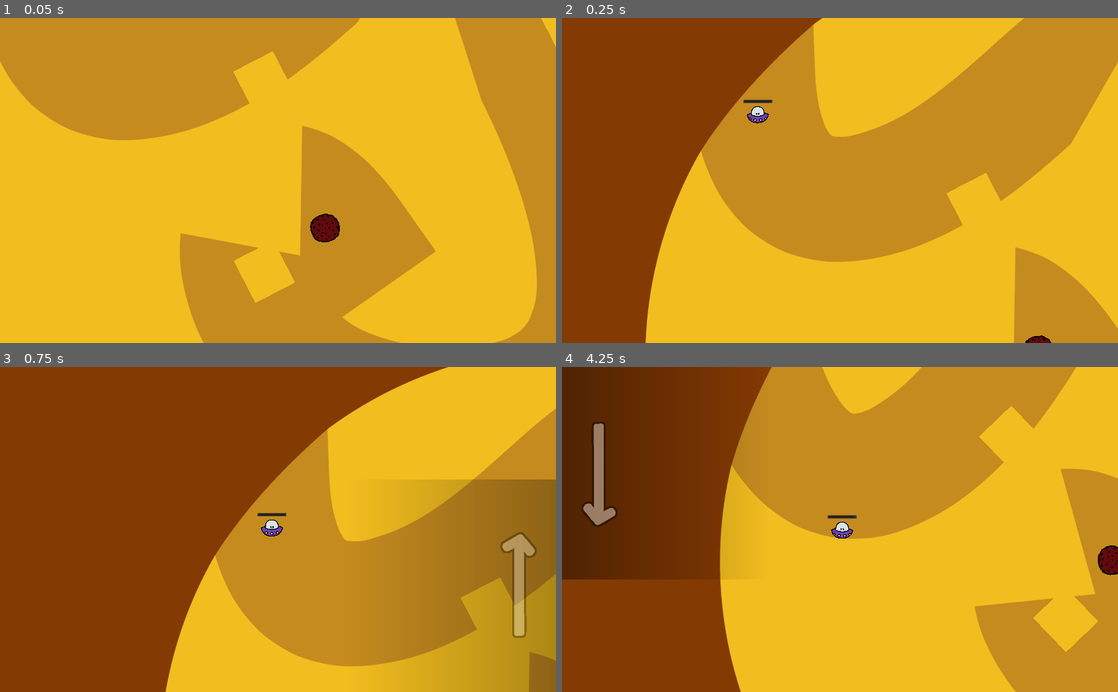
Above: before the commit, frames 1-4 (two rows, left to right).
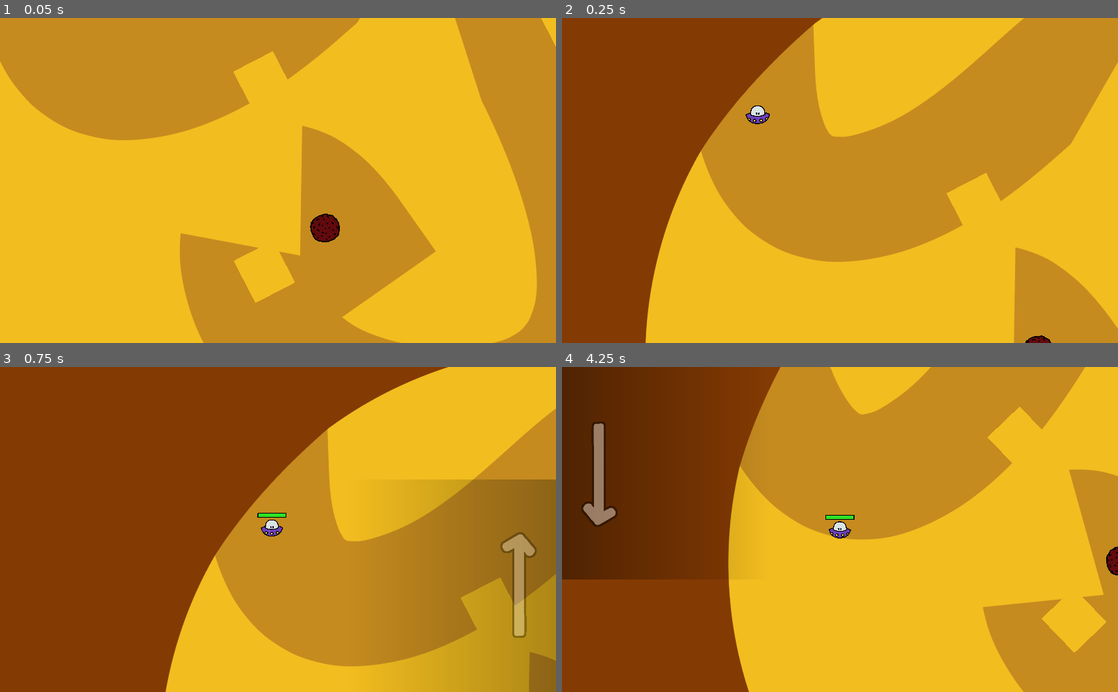
Above: after the commit, the same moments.

Repository: fupicat/ludumdare48
Game: Godot game, scene res://Levels/Level3.tscn
Two runs of this game, one before a commit and one after it. Both use one fixed random seed, a clock stepped at 60 frames per second and the inputs below. This scene is started directly instead of the project's main scene. Sound files missing from this copy of the repository are replaced by a short silence.
Inputs (mouse positions are in pixels of both pictures, inside the frame that each line leads up to):
- Up to frame 1 (0.05 s): no input
- Up to frame 2 (0.25 s): no input
- Up to frame 3 (0.75 s): move the mouse to (450, 588) at 0.52 s; press the mouse at (450, 588) at 0.53 s
- Up to frame 4 (4.25 s): move the mouse to (667, 471) at 1.27 s; release the mouse at (667, 471) at 1.28 s; click (667, 471) at 1.35 s; move the mouse to (945, 422) at 2.02 s; press the mouse at (945, 422) at 2.03 s; move the mouse to (734, 636) at 2.77 s; release the mouse at (734, 636) at 2.78 s; click (734, 636) at 2.85 s; move the mouse to (756, 448) at 3.52 s; press the mouse at (756, 448) at 3.53 s

Frame 1 is identical in both runs. In frame 2, 0.1% of the frame differs, in the area x 32-38%, y 25-33%; in frame 3, less than 0.1%; in frame 4, 5.3%, in the area x 28-100%, y 0-100%.

Commit message:
Polishmento

Diff:
--- a/Entities/DragPad.gd
+++ b/Entities/DragPad.gd
@@ -12,7 +12,7 @@
     connect("mouse_exited", self, "fade_out")
 
 func _process(_delta):
-    if stuck and not gui.held and prev_hidden != hidden:
+    if stuck and not gui.held and prev_hidden != hidden and not gui.dead_mode:
         stuck = false
         if hidden:
             $Anim.play("Out")
@@ -22,7 +22,7 @@
 func fade_in():
     hidden = false
     stuck = true
-    if not gui.held:
+    if not gui.held and not gui.dead_mode:
         prev_hidden = hidden
         stuck = false
         $Anim.play("In")
@@ -30,7 +30,7 @@
 func fade_out():
     hidden = true
     stuck = true
-    if not gui.held:
+    if not gui.held and not gui.dead_mode:
         prev_hidden = hidden
         stuck = false
         $Anim.play("Out")
--- /dev/null
+++ b/Entities/Explosion.tscn
@@ -0,0 +1,55 @@
+[gd_scene load_steps=6 format=2]
+
+[ext_resource path="res://Entities/Pod/Explosion.png" type="Texture" id=1]
+
+[sub_resource type="Curve" id=1]
+_data = [ Vector2( 0, 0.335227 ), 0.0, -0.0691995, 0, 0, Vector2( 1, 0 ), -0.811364, 0.0, 0, 0 ]
+
+[sub_resource type="Gradient" id=2]
+colors = PoolColorArray( 0.262745, 0.262745, 0.262745, 0.933333, 0.760784, 0.760784, 0.760784, 0.866667 )
+
+[sub_resource type="Curve" id=3]
+_data = [ Vector2( 0, 0.192045 ), 0.0, -0.0691995, 0, 0, Vector2( 1, 0 ), -0.498409, 0.0, 0, 0 ]
+
+[sub_resource type="Gradient" id=4]
+colors = PoolColorArray( 1, 0, 0, 1, 1, 0.976471, 0, 0.360784 )
+
+[node name="Explosion" type="CPUParticles2D"]
+z_index = 3
+emitting = false
+amount = 80
+one_shot = true
+explosiveness = 0.79
+randomness = 1.0
+lifetime_randomness = 0.24
+texture = ExtResource( 1 )
+direction = Vector2( 0, 0 )
+spread = 180.0
+initial_velocity = 494.24
+initial_velocity_random = 1.0
+angular_velocity = 720.0
+angular_velocity_random = 1.0
+angle = 720.0
+angle_random = 1.0
+scale_amount_curve = SubResource( 1 )
+color_ramp = SubResource( 2 )
+
+[node name="Explosion" type="CPUParticles2D" parent="."]
+z_index = 3
+emitting = false
+amount = 60
+one_shot = true
+explosiveness = 0.79
+randomness = 1.0
+lifetime_randomness = 0.24
+texture = ExtResource( 1 )
+direction = Vector2( 0, 0 )
+spread = 180.0
+initial_velocity = 307.71
+initial_velocity_random = 1.0
+angular_velocity = 720.0
+angular_velocity_random = 1.0
+angle = 720.0
+angle_random = 1.0
+scale_amount_curve = SubResource( 3 )
+color_ramp = SubResource( 4 )
--- a/Entities/GUI.gd
+++ b/Entities/GUI.gd
@@ -7,8 +7,21 @@
 var held = false
 var updown = false
 var multiply = 1
+var restart = 0
+var dead_mode = false
+var can_control = true
+
+func _ready():
+    for butt in $Hints.get_children():
+        if butt is Area2D:
+            butt.visible = true
+    $Label.hide()
 
 func _input(event):
+    if not can_control:
+        if event.is_action_pressed("click"):
+            level.next()
+        return
     if event.is_action_released("click"):
         held = false
 
@@ -18,7 +31,19 @@
         else:
             level.slider_value = min(abs(event.relative.y), MAX_ACCEL) * sign(event.relative.y) / 10 * multiply
 
+func die():
+    dead_mode = true
+    $Hints/Anim.play("Restart")
+
+func win():
+    can_control = false
+    $Hints/Anim.play("Win")
+
 func _on_LeftRight_input_event(_viewport, event, _shape_idx):
+    if not can_control:
+        return
+    restart = 0
+    $Hints/Restart/Label.text = "Restart"
     if event.is_action_pressed("click"):
         held = true
         updown = false
@@ -26,8 +51,22 @@
         multiply = sign($Sprite.get_local_mouse_position().x)
 
 func _on_UpDown_input_event(_viewport, event, _shape_idx):
+    if not can_control:
+        return
+    restart = 0
+    $Hints/Restart/Label.text = "Restart"
     if event.is_action_pressed("click"):
         held = true
         updown = true
         level.slider_value = 0
         multiply = -sign($Sprite.get_local_mouse_position().y)
+
+func _on_Restart_input_event(_viewport, event, _shape_idx):
+    if not can_control:
+        return
+    if event.is_action_pressed("click"):
+        restart += 1
+        if restart == 1:
+            $Hints/Restart/Label.text = "Press again to restart"
+        if restart == 2:
+            var _err = get_tree().reload_current_scene()
--- a/Entities/GUI.tscn
+++ b/Entities/GUI.tscn
@@ -1,14 +1,48 @@
-[gd_scene load_steps=15 format=2]
+[gd_scene load_steps=24 format=2]
 
 [ext_resource path="res://Entities/GUI.gd" type="Script" id=1]
 [ext_resource path="res://Entities/DragPad.gd" type="Script" id=2]
 [ext_resource path="res://Entities/Gradient.png" type="Texture" id=3]
 [ext_resource path="res://Entities/Setinha.png" type="Texture" id=4]
+[ext_resource path="res://Entities/Rock.png" type="Texture" id=5]
+[ext_resource path="res://Entities/GloriaHallelujah-Regular.ttf" type="DynamicFontData" id=6]
 
 [sub_resource type="RectangleShape2D" id=1]
 extents = Vector2( 191.43, 192.199 )
 
+[sub_resource type="Animation" id=2]
+resource_name = "In"
+length = 0.3
+tracks/0/type = "value"
+tracks/0/path = NodePath(".:modulate")
+tracks/0/interp = 1
+tracks/0/loop_wrap = true
+tracks/0/imported = false
+tracks/0/enabled = true
+tracks/0/keys = {
+"times": PoolRealArray( 0, 0.3 ),
+"transitions": PoolRealArray( 1, 1 ),
+"update": 0,
+"values": [ Color( 1, 1, 1, 0 ), Color( 1, 1, 1, 1 ) ]
+}
+
 [sub_resource type="Animation" id=3]
+resource_name = "Out"
+length = 0.3
+tracks/0/type = "value"
+tracks/0/path = NodePath(".:modulate")
+tracks/0/interp = 1
+tracks/0/loop_wrap = true
+tracks/0/imported = false
+tracks/0/enabled = true
+tracks/0/keys = {
+"times": PoolRealArray( 0, 0.3 ),
+"transitions": PoolRealArray( 1, 1 ),
+"update": 0,
+"values": [ Color( 1, 1, 1, 1 ), Color( 1, 1, 1, 0 ) ]
+}
+
+[sub_resource type="Animation" id=4]
 resource_name = "In"
 length = 0.3
 tracks/0/type = "value"
@@ -24,7 +58,7 @@
 "values": [ Color( 1, 1, 1, 0 ), Color( 1, 1, 1, 1 ) ]
 }
 
-[sub_resource type="Animation" id=4]
+[sub_resource type="Animation" id=5]
 resource_name = "Out"
 length = 0.3
 tracks/0/type = "value"
@@ -40,39 +74,7 @@
 "values": [ Color( 1, 1, 1, 1 ), Color( 1, 1, 1, 0 ) ]
 }
 
-[sub_resource type="Animation" id=5]
-resource_name = "In"
-length = 0.3
-tracks/0/type = "value"
-tracks/0/path = NodePath(".:modulate")
-tracks/0/interp = 1
-tracks/0/loop_wrap = true
-tracks/0/imported = false
-tracks/0/enabled = true
-tracks/0/keys = {
-"times": PoolRealArray( 0, 0.3 ),
-"transitions": PoolRealArray( 1, 1 ),
-"update": 0,
-"values": [ Color( 1, 1, 1, 0 ), Color( 1, 1, 1, 1 ) ]
-}
-
-[sub_resource type="Animation" id=6]
-resource_name = "Out"
-length = 0.3
-tracks/0/type = "value"
-tracks/0/path = NodePath(".:modulate")
-tracks/0/interp = 1
-tracks/0/loop_wrap = true
-tracks/0/imported = false
-tracks/0/enabled = true
-tracks/0/keys = {
-"times": PoolRealArray( 0, 0.3 ),
-"transitions": PoolRealArray( 1, 1 ),
-"update": 0,
-"values": [ Color( 1, 1, 1, 1 ), Color( 1, 1, 1, 0 ) ]
-}
-
-[sub_resource type="RectangleShape2D" id=2]
+[sub_resource type="RectangleShape2D" id=6]
 extents = Vector2( 317.817, 104.023 )
 
 [sub_resource type="Animation" id=7]
@@ -138,6 +140,204 @@
 "update": 0,
 "values": [ Color( 1, 1, 1, 1 ), Color( 1, 1, 1, 0 ) ]
 }
+
+[sub_resource type="RectangleShape2D" id=11]
+extents = Vector2( 122.221, 83.2113 )
+
+[sub_resource type="Animation" id=12]
+resource_name = "In"
+length = 0.3
+tracks/0/type = "value"
+tracks/0/path = NodePath(".:modulate")
+tracks/0/interp = 1
+tracks/0/loop_wrap = true
+tracks/0/imported = false
+tracks/0/enabled = true
+tracks/0/keys = {
+"times": PoolRealArray( 0, 0.3 ),
+"transitions": PoolRealArray( 1, 1 ),
+"update": 0,
+"values": [ Color( 1, 1, 1, 0 ), Color( 1, 1, 1, 1 ) ]
+}
+
+[sub_resource type="Animation" id=13]
+resource_name = "Out"
+length = 0.3
+tracks/0/type = "value"
+tracks/0/path = NodePath(".:modulate")
+tracks/0/interp = 1
+tracks/0/loop_wrap = true
+tracks/0/imported = false
+tracks/0/enabled = true
+tracks/0/keys = {
+"times": PoolRealArray( 0, 0.3 ),
+"transitions": PoolRealArray( 1, 1 ),
+"update": 0,
+"values": [ Color( 1, 1, 1, 1 ), Color( 1, 1, 1, 0 ) ]
+}
+
+[sub_resource type="DynamicFont" id=14]
+size = 31
+outline_size = 3
+outline_color = Color( 0, 0, 0, 1 )
+font_data = ExtResource( 6 )
+
+[sub_resource type="Animation" id=15]
+resource_name = "Restart"
+length = 0.3
+tracks/0/type = "animation"
+tracks/0/path = NodePath("Restart/Anim")
+tracks/0/interp = 1
+tracks/0/loop_wrap = true
+tracks/0/imported = false
+tracks/0/enabled = true
+tracks/0/keys = {
+"clips": PoolStringArray( "In" ),
+"times": PoolRealArray( 0 )
+}
+tracks/1/type = "value"
+tracks/1/path = NodePath("Restart:visible")
+tracks/1/interp = 1
+tracks/1/loop_wrap = true
+tracks/1/imported = false
+tracks/1/enabled = true
+tracks/1/keys = {
+"times": PoolRealArray( 0 ),
+"transitions": PoolRealArray( 1 ),
+"update": 1,
+"values": [ true ]
+}
+tracks/2/type = "value"
+tracks/2/path = NodePath("Down:visible")
+tracks/2/interp = 1
+tracks/2/loop_wrap = true
+tracks/2/imported = false
+tracks/2/enabled = true
+tracks/2/keys = {
+"times": PoolRealArray( 0 ),
+"transitions": PoolRealArray( 1 ),
+"update": 1,
+"values": [ false ]
+}
+tracks/3/type = "value"
+tracks/3/path = NodePath("Up:visible")
+tracks/3/interp = 1
+tracks/3/loop_wrap = true
+tracks/3/imported = false
+tracks/3/enabled = true
+tracks/3/keys = {
+"times": PoolRealArray( 0 ),
+"transitions": PoolRealArray( 1 ),
+"update": 1,
+"values": [ false ]
+}
+tracks/4/type = "value"
+tracks/4/path = NodePath("Left:visible")
+tracks/4/interp = 1
+tracks/4/loop_wrap = true
+tracks/4/imported = false
+tracks/4/enabled = true
+tracks/4/keys = {
+"times": PoolRealArray( 0 ),
+"transitions": PoolRealArray( 1 ),
+"update": 1,
+"values": [ false ]
+}
+tracks/5/type = "value"
+tracks/5/path = NodePath("Right:visible")
+tracks/5/interp = 1
+tracks/5/loop_wrap = true
+tracks/5/imported = false
+tracks/5/enabled = true
+tracks/5/keys = {
+"times": PoolRealArray( 0 ),
+"transitions": PoolRealArray( 1 ),
+"update": 1,
+"values": [ false ]
+}
+
+[sub_resource type="Animation" id=16]
+resource_name = "Win"
+length = 0.3
+tracks/0/type = "value"
+tracks/0/path = NodePath("Restart:visible")
+tracks/0/interp = 1
+tracks/0/loop_wrap = true
+tracks/0/imported = false
+tracks/0/enabled = true
+tracks/0/keys = {
+"times": PoolRealArray( 0 ),
+"transitions": PoolRealArray( 1 ),
+"update": 1,
+"values": [ false ]
+}
+tracks/1/type = "value"
+tracks/1/path = NodePath("Down:visible")
+tracks/1/interp = 1
+tracks/1/loop_wrap = true
+tracks/1/imported = false
+tracks/1/enabled = true
+tracks/1/keys = {
+"times": PoolRealArray( 0 ),
+"transitions": PoolRealArray( 1 ),
+"update": 1,
+"values": [ false ]
+}
+tracks/2/type = "value"
+tracks/2/path = NodePath("Up:visible")
+tracks/2/interp = 1
+tracks/2/loop_wrap = true
+tracks/2/imported = false
+tracks/2/enabled = true
+tracks/2/keys = {
+"times": PoolRealArray( 0 ),
+"transitions": PoolRealArray( 1 ),
+"update": 1,
+"values": [ false ]
+}
+tracks/3/type = "value"
+tracks/3/path = NodePath("Left:visible")
+tracks/3/interp = 1
+tracks/3/loop_wrap = true
+tracks/3/imported = false
+tracks/3/enabled = true
+tracks/3/keys = {
+"times": PoolRealArray( 0 ),
+"transitions": PoolRealArray( 1 ),
+"update": 1,
+"values": [ false ]
+}
+tracks/4/type = "value"
+tracks/4/path = NodePath("Right:visible")
+tracks/4/interp = 1
+tracks/4/loop_wrap = true
+tracks/4/imported = false
+tracks/4/enabled = true
+tracks/4/keys = {
+"times": PoolRealArray( 0 ),
+"transitions": PoolRealArray( 1 ),
+"update": 1,
+"values": [ false ]
+}
+tracks/5/type = "value"
+tracks/5/path = NodePath("../Label:visible")
+tracks/5/interp = 1
+tracks/5/loop_wrap = true
+tracks/5/imported = false
+tracks/5/enabled = true
+tracks/5/keys = {
+"times": PoolRealArray( 0 ),
+"transitions": PoolRealArray( 1 ),
+"update": 1,
+"values": [ true ]
+}
+
+[sub_resource type="DynamicFont" id=17]
+size = 30
+outline_size = 3
+outline_color = Color( 0, 0, 0, 1 )
+extra_spacing_bottom = -15
+font_data = ExtResource( 6 )
 
 [node name="GUI" type="CanvasLayer"]
 script = ExtResource( 1 )
@@ -170,8 +370,8 @@
 shape = SubResource( 1 )
 
 [node name="Anim" type="AnimationPlayer" parent="Hints/Right"]
-anims/In = SubResource( 3 )
-anims/Out = SubResource( 4 )
+anims/In = SubResource( 2 )
+anims/Out = SubResource( 3 )
 
 [node name="Left" type="Area2D" parent="Hints"]
 modulate = Color( 1, 1, 1, 0 )
@@ -195,8 +395,8 @@
 shape = SubResource( 1 )
 
 [node name="Anim" type="AnimationPlayer" parent="Hints/Left"]
-anims/In = SubResource( 5 )
-anims/Out = SubResource( 6 )
+anims/In = SubResource( 4 )
+anims/Out = SubResource( 5 )
 
 [node name="Up" type="Area2D" parent="Hints"]
 modulate = Color( 1, 1, 1, 0 )
@@ -244,13 +444,69 @@
 texture = ExtResource( 4 )
 
 [node name="CollisionShape2D" type="CollisionShape2D" parent="Hints/Down"]
-shape = SubResource( 2 )
+shape = SubResource( 6 )
 
 [node name="Anim" type="AnimationPlayer" parent="Hints/Down"]
 anims/In = SubResource( 9 )
 anims/Out = SubResource( 10 )
+
+[node name="Restart" type="Area2D" parent="Hints"]
+modulate = Color( 1, 1, 1, 0 )
+position = Vector2( 512, 300 )
+script = ExtResource( 2 )
+
+[node name="Sprite" type="Sprite" parent="Hints/Restart"]
+self_modulate = Color( 0, 0, 0, 0.396078 )
+position = Vector2( -0.0729308, -0.225871 )
+rotation = -1.5708
+scale = Vector2( 1.66972, 2.45816 )
+texture = ExtResource( 5 )
+
+[node name="CollisionShape2D" type="CollisionShape2D" parent="Hints/Restart"]
+shape = SubResource( 11 )
+
+[node name="Anim" type="AnimationPlayer" parent="Hints/Restart"]
+anims/In = SubResource( 12 )
+anims/Out = SubResource( 13 )
+
+[node name="Label" type="Label" parent="Hints/Restart"]
+modulate = Color( 1, 1, 1, 0.215686 )
+anchor_right = 1.0
+anchor_bottom = 1.0
+margin_left = -120.0
+margin_top = -81.0
+margin_right = 121.0
+margin_bottom = 82.0
+custom_fonts/font = SubResource( 14 )
+text = "Restart"
+align = 1
+valign = 1
+autowrap = true
+__meta__ = {
+"_edit_use_anchors_": false
+}
+
+[node name="Anim" type="AnimationPlayer" parent="Hints"]
+anims/Restart = SubResource( 15 )
+anims/Win = SubResource( 16 )
+
+[node name="Label" type="Label" parent="."]
+anchor_left = 0.5
+anchor_right = 0.5
+margin_left = -204.0
+margin_top = 48.0
+margin_right = 204.0
+margin_bottom = 143.0
+custom_fonts/font = SubResource( 17 )
+text = "You got it!
+Press anywhere to continue."
+align = 1
+__meta__ = {
+"_edit_use_anchors_": false
+}
 
 [connection signal="input_event" from="Hints/Right" to="." method="_on_LeftRight_input_event"]
 [connection signal="input_event" from="Hints/Left" to="." method="_on_LeftRight_input_event"]
 [connection signal="input_event" from="Hints/Up" to="." method="_on_UpDown_input_event"]
 [connection signal="input_event" from="Hints/Down" to="." method="_on_UpDown_input_event"]
+[connection signal="input_event" from="Hints/Restart" to="." method="_on_Restart_input_event"]
--- a/Entities/Pod.gd
+++ b/Entities/Pod.gd
@@ -12,6 +12,7 @@
 onready var sfx = $SFX
 
 var prev_vel = Vector2(0, 0)
+var can_die = true
 
 # Antes de tudo atualiza a GUI pra ficar certa.
 func _ready():
@@ -29,7 +30,8 @@
     # Se a distância entre a velocidade anterior e atual do body for grande, e
     # a mudança de direção for maior que 45 graus significa que o corpo quicou.
     if (prev_vel.distance_to(linear_velocity) > 80) and (
-            abs(prev_vel.angle_to(linear_velocity)) > deg2rad(45)):
+            abs(prev_vel.angle_to(linear_velocity)) > deg2rad(45)) and (
+            can_die):
 
         # Toca o som de impacto com pitch aleatório e volume baseado na
         # velocidade.
@@ -46,14 +48,13 @@
         # e morre se a vida for menor que 0.
         vida -= prev_vel.distance_to(linear_velocity) / 100
         if vida < 0:
-            # warning-ignore:return_value_discarded
-            get_tree().reload_current_scene()
+            level.death()
         if vida < 75:
-            $Sprite/Pod/Broken.texture = BROKEN1
+            $Sprite/Sprite/Pod/Broken.texture = BROKEN1
         if vida < 50:
-            $Sprite/Pod/Broken.texture = BROKEN2
+            $Sprite/Sprite/Pod/Broken.texture = BROKEN2
         if vida < 25:
-            $Sprite/Pod/Broken.texture = BROKEN3
+            $Sprite/Sprite/Pod/Broken.texture = BROKEN3
 
         # Por fim atualiza a GUI
         gui_update()
@@ -68,4 +69,8 @@
         get_tree().reload_current_scene()
 
 func gui_update():
-    $Sprite/Vida.value = vida
+    $Sprite/Sprite/Vida.value = vida
+
+func win():
+    can_die = false
+    $Sprite/Anim.play("Win")
--- a/Entities/Pod/Pod.tscn
+++ b/Entities/Pod/Pod.tscn
@@ -1,17 +1,125 @@
-[gd_scene load_steps=10 format=2]
+[gd_scene load_steps=15 format=2]
 
 [ext_resource path="res://Entities/Pod/Eye.png" type="Texture" id=1]
 [ext_resource path="res://Metal.wav" type="AudioStream" id=2]
 [ext_resource path="res://Entities/Pod.gd" type="Script" id=3]
+[ext_resource path="res://Entities/Pod/LifebarBack.png" type="Texture" id=4]
 [ext_resource path="res://Entities/Pod/Pod1.png" type="Texture" id=5]
 [ext_resource path="res://Entities/Pod/Pod2.png" type="Texture" id=6]
 [ext_resource path="res://Entities/Pod/EyeClosed.png" type="Texture" id=7]
-
-[sub_resource type="PhysicsMaterial" id=4]
+[ext_resource path="res://Entities/Pod/LifebarFront.png" type="Texture" id=8]
+[ext_resource path="res://Entities/Explosion.tscn" type="PackedScene" id=9]
+
+[sub_resource type="PhysicsMaterial" id=1]
 bounce = 0.11
 
-[sub_resource type="CircleShape2D" id=5]
+[sub_resource type="CircleShape2D" id=2]
 radius = 30.8063
+
+[sub_resource type="Animation" id=4]
+resource_name = "In"
+length = 0.4
+step = 0.05
+tracks/0/type = "value"
+tracks/0/path = NodePath("Sprite:scale")
+tracks/0/interp = 1
+tracks/0/loop_wrap = true
+tracks/0/imported = false
+tracks/0/enabled = true
+tracks/0/keys = {
+"times": PoolRealArray( 0, 0.25, 0.4 ),
+"transitions": PoolRealArray( 0.5, 2, 1 ),
+"update": 0,
+"values": [ Vector2( 0, 0 ), Vector2( 1.1, 1.1 ), Vector2( 1, 1 ) ]
+}
+tracks/1/type = "value"
+tracks/1/path = NodePath("Sprite:position")
+tracks/1/interp = 1
+tracks/1/loop_wrap = true
+tracks/1/imported = false
+tracks/1/enabled = true
+tracks/1/keys = {
+"times": PoolRealArray( 0 ),
+"transitions": PoolRealArray( 1 ),
+"update": 0,
+"values": [ Vector2( 0, 0 ) ]
+}
+tracks/2/type = "value"
+tracks/2/path = NodePath("Sprite:rotation_degrees")
+tracks/2/interp = 1
+tracks/2/loop_wrap = true
+tracks/2/imported = false
+tracks/2/enabled = true
+tracks/2/keys = {
+"times": PoolRealArray( 0 ),
+"transitions": PoolRealArray( 1 ),
+"update": 0,
+"values": [ 0.0 ]
+}
+tracks/3/type = "value"
+tracks/3/path = NodePath("Sprite/Vida:visible")
+tracks/3/interp = 1
+tracks/3/loop_wrap = true
+tracks/3/imported = false
+tracks/3/enabled = true
+tracks/3/keys = {
+"times": PoolRealArray( 0, 0.4 ),
+"transitions": PoolRealArray( 1, 1 ),
+"update": 1,
+"values": [ false, true ]
+}
+
+[sub_resource type="Animation" id=5]
+resource_name = "Win"
+loop = true
+tracks/0/type = "value"
+tracks/0/path = NodePath("Sprite:rotation_degrees")
+tracks/0/interp = 1
+tracks/0/loop_wrap = true
+tracks/0/imported = false
+tracks/0/enabled = true
+tracks/0/keys = {
+"times": PoolRealArray( 0, 0.8, 1 ),
+"transitions": PoolRealArray( 0.15932, 1, 1 ),
+"update": 0,
+"values": [ 360.0, 0.0, 0.0 ]
+}
+tracks/1/type = "value"
+tracks/1/path = NodePath("Sprite/Vida:visible")
+tracks/1/interp = 1
+tracks/1/loop_wrap = true
+tracks/1/imported = false
+tracks/1/enabled = true
+tracks/1/keys = {
+"times": PoolRealArray( 0 ),
+"transitions": PoolRealArray( 1 ),
+"update": 1,
+"values": [ false ]
+}
+tracks/2/type = "value"
+tracks/2/path = NodePath("Sprite:position")
+tracks/2/interp = 1
+tracks/2/loop_wrap = true
+tracks/2/imported = false
+tracks/2/enabled = true
+tracks/2/keys = {
+"times": PoolRealArray( 0, 0.3, 0.6, 0.8, 1 ),
+"transitions": PoolRealArray( 0.5, 2, 0.5, 1, 1 ),
+"update": 0,
+"values": [ Vector2( 0, 0 ), Vector2( 0, -10 ), Vector2( 0, 2 ), Vector2( 0, 0 ), Vector2( 0, 0 ) ]
+}
+tracks/3/type = "value"
+tracks/3/path = NodePath("Sprite:scale")
+tracks/3/interp = 1
+tracks/3/loop_wrap = true
+tracks/3/imported = false
+tracks/3/enabled = true
+tracks/3/keys = {
+"times": PoolRealArray( 0, 0.6, 0.8, 1 ),
+"transitions": PoolRealArray( 0, 0.5, 1, 1 ),
+"update": 0,
+"values": [ Vector2( 1, 1 ), Vector2( 1.1, 0.9 ), Vector2( 1, 1 ), Vector2( 1, 1 ) ]
+}
 
 [sub_resource type="Animation" id=3]
 resource_name = "Idle"
@@ -129,44 +237,55 @@
 [node name="Pod" type="RigidBody2D" groups=[
 "player",
 ]]
-physics_material_override = SubResource( 4 )
+physics_material_override = SubResource( 1 )
 continuous_cd = 1
 can_sleep = false
 script = ExtResource( 3 )
 
+[node name="Explosion" parent="." instance=ExtResource( 9 )]
+
 [node name="Col" type="CollisionShape2D" parent="."]
-shape = SubResource( 5 )
+shape = SubResource( 2 )
 
 [node name="Sprite" type="Node2D" parent="."]
+
+[node name="Anim" type="AnimationPlayer" parent="Sprite"]
+autoplay = "In"
+anims/In = SubResource( 4 )
+anims/Win = SubResource( 5 )
+
+[node name="Sprite" type="Node2D" parent="Sprite"]
 z_index = 1
 
-[node name="Pod" type="Sprite" parent="Sprite"]
-position = Vector2( 0, -0.509999 )
-rotation = 0.00629626
+[node name="Pod" type="Sprite" parent="Sprite/Sprite"]
+rotation = -0.0226893
 scale = Vector2( 0.312885, 0.312885 )
-texture = ExtResource( 6 )
-
-[node name="Eye" type="Sprite" parent="Sprite/Pod"]
+texture = ExtResource( 5 )
+
+[node name="Eye" type="Sprite" parent="Sprite/Sprite/Pod"]
 position = Vector2( -13.3562, -11.8601 )
 texture = ExtResource( 1 )
 
-[node name="Eye2" type="Sprite" parent="Sprite/Pod"]
+[node name="Eye2" type="Sprite" parent="Sprite/Sprite/Pod"]
 position = Vector2( 11.8399, -11.6719 )
 texture = ExtResource( 1 )
 flip_h = true
 
-[node name="Broken" type="Sprite" parent="Sprite/Pod"]
-
-[node name="Anim" type="AnimationPlayer" parent="Sprite"]
+[node name="Broken" type="Sprite" parent="Sprite/Sprite/Pod"]
+
+[node name="Anim" type="AnimationPlayer" parent="Sprite/Sprite"]
 autoplay = "Idle"
 anims/Idle = SubResource( 3 )
 
-[node name="Vida" type="ProgressBar" parent="Sprite"]
-margin_left = -53.8416
-margin_top = -57.0872
-margin_right = 54.1584
-margin_bottom = -43.0872
-percent_visible = false
+[node name="Vida" type="TextureProgress" parent="Sprite/Sprite"]
+visible = false
+margin_left = -54.0
+margin_top = -57.0
+margin_right = 54.0
+margin_bottom = -38.0
+texture_under = ExtResource( 4 )
+texture_progress = ExtResource( 8 )
+nine_patch_stretch = true
 __meta__ = {
 "_edit_use_anchors_": false
 }
--- a/Entities/Win.gd
+++ b/Entities/Win.gd
@@ -3,4 +3,4 @@
 # Se encostar no jogador, passa para o próximo nível.
 func _on_Win_body_entered(body):
     if body.is_in_group("player"):
-        $"../..".next()
+        $"../..".win()
--- a/Levels/Level.gd
+++ b/Levels/Level.gd
@@ -11,6 +11,7 @@
 var shake_intensity = 0
 var gui
 var slider_value = 0
+var dead = false
 
 # Tudo isso só cria uma câmera com as opções certas e põe ela como filha do
 # planeta, só pra eu não ter que adicionar uma câmera em todo nível.
@@ -31,10 +32,11 @@
 func _physics_process(delta):
     # Se a nave estiver perto do centro do planeta, coloca a câmera no meio do
     # planeta e da nave. Se estiver longe, coloca a câmera só na nave.
-    if pod.position.distance_to(planet.position) < 1000:
-        cam.global_position = lerp(planet.position, pod.position, 0.5)
-    else:
-        cam.global_position = pod.position
+    if not dead:
+        if pod.position.distance_to(planet.position) < 1000:
+            cam.global_position = lerp(planet.position, pod.position, 0.5)
+        else:
+            cam.global_position = pod.position
 
     cam.offset = Vector2(0, 0)
     if shake_intensity > 0:
@@ -51,6 +53,20 @@
     # warning-ignore:return_value_discarded
     get_tree().change_scene("res://Levels/Level" + next + ".tscn")
 
+func death():
+    var explosion = load("res://Entities/Explosion.tscn").instance()
+    add_child(explosion)
+    explosion.position = pod.position
+    explosion.emitting = true
+    explosion.get_node("Explosion").emitting = true
+    pod.queue_free()
+    dead = true
+    gui.die()
+
+func win():
+    gui.win()
+    pod.win()
+
 func camera_shake(intensity):
     # warning-ignore:return_value_discarded
     tween.interpolate_property(self, "shake_intensity",
Not shown: 1 places in Entities/GUI.tscn that only renumber resources
Binary file added: Entities/GloriaHallelujah-Regular.ttf
Binary file added: Entities/Pod/Explosion.png
Not shown, added: Entities/Pod/Explosion.png.import
Binary file added: Entities/Pod/LifebarBack.png
Not shown, added: Entities/Pod/LifebarBack.png.import
Binary file added: Entities/Pod/LifebarFront.png
Not shown, added: Entities/Pod/LifebarFront.png.import
